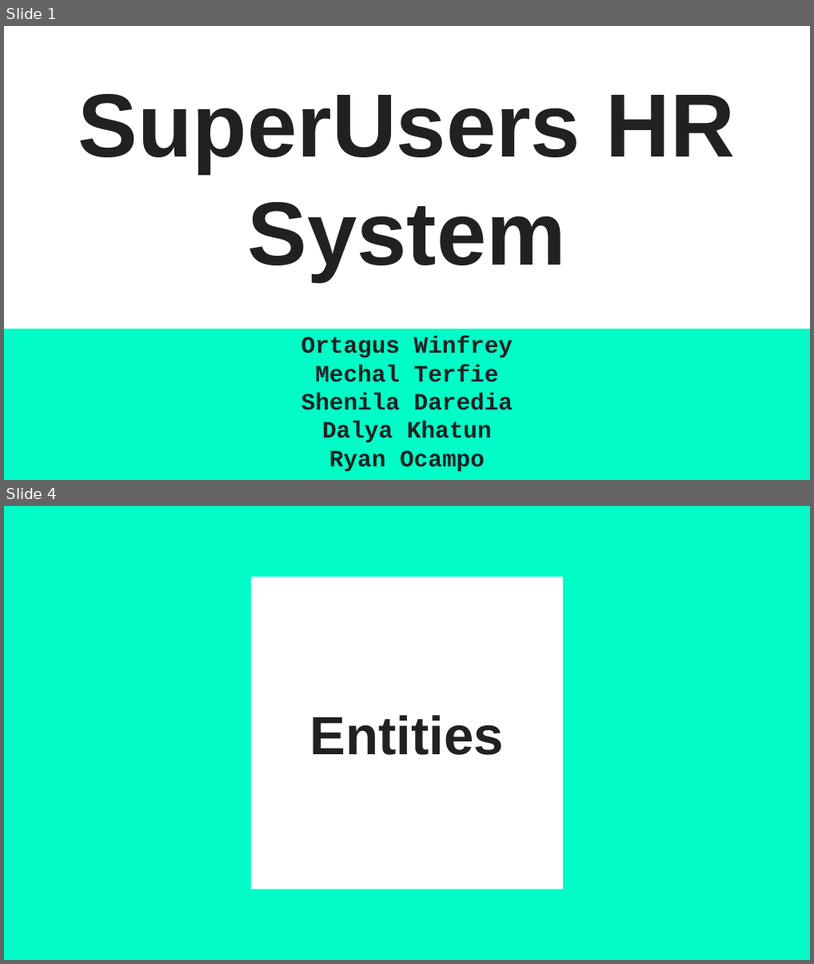
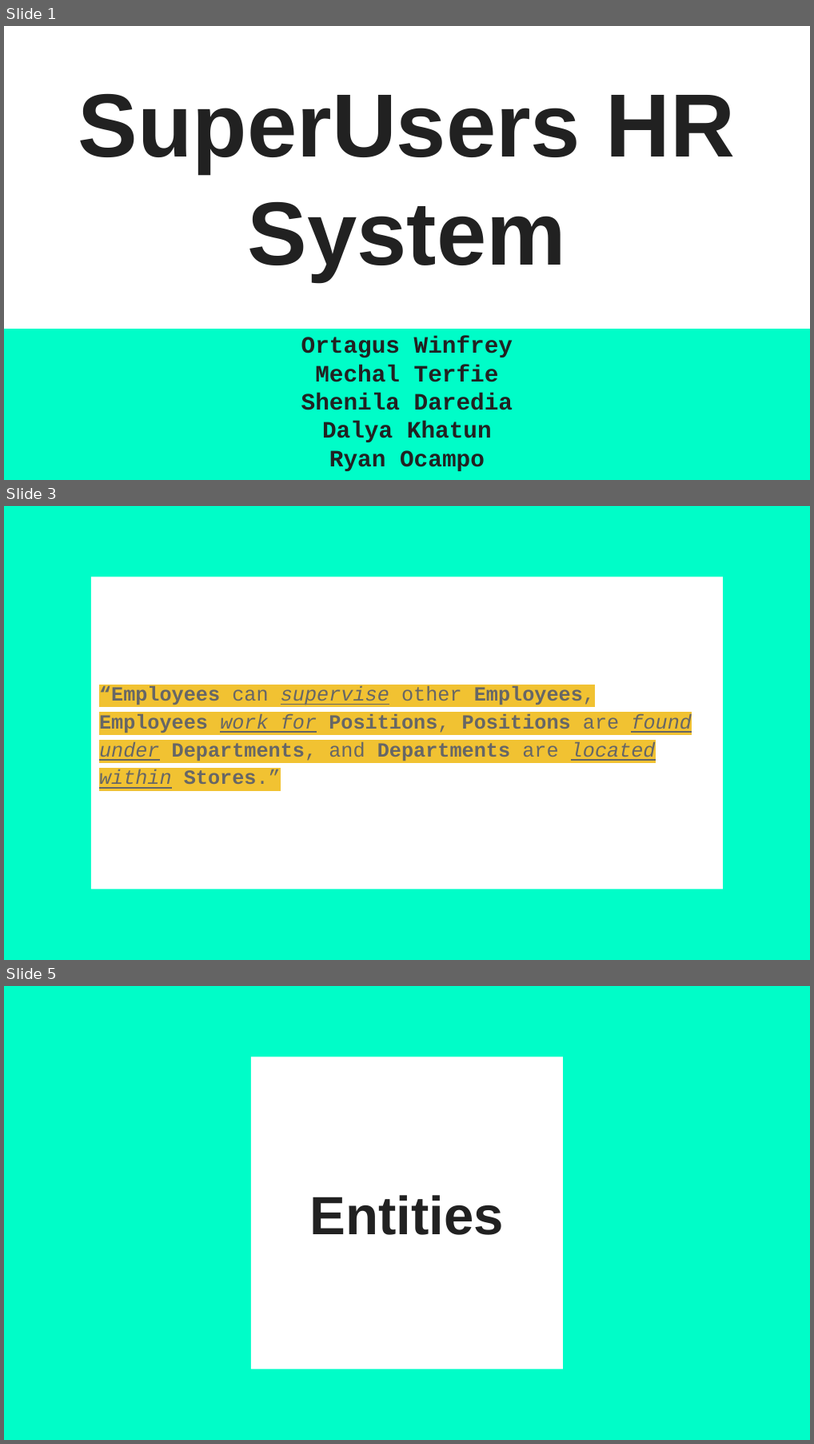
Before and after one commit to oromeo10/SuperUsers, a slide deck: 05 Team/ER Presentation/Team Presentation .pptx. Shown one above the other, each under a label of ours: slides 1 and 4 before the commit, slides 1, 3 and 5 after it; the slides between them are not shown. The pictures are 814x964 and 814x1444 pixels, drawn with LibreOffice and Linux fonts; fonts in the diff are those of the drawing. Boxes give left, top, right and bottom in pixels: in the first picture for what was removed or moved away, otherwise in the second. Text is boxed around its words. In the diff, an @@ line names an element or a change of style, - is before the commit and + after.

```diff
--- a/05 Team/ER Presentation/Team Presentation .pptx
+++ b/05 Team/ER Presentation/Team Presentation .pptx
@@ slide 3 added at (4, 506, 810, 960), background #00FDC8 @@
@@ title added at (91, 577, 723, 889), fill #FFFFFF, 18 pt, text #666666, bold @@
+“Employees can supervise other Employees, Employees work for Positions, Positions are found under Departments, and Departments are located within Stores.”
@@ what was slide 4 is now slide 5 @@
```
Also in this commit, not shown: 7 slides changed, 3 other slides added, 1 slide removed, 2 other files.
